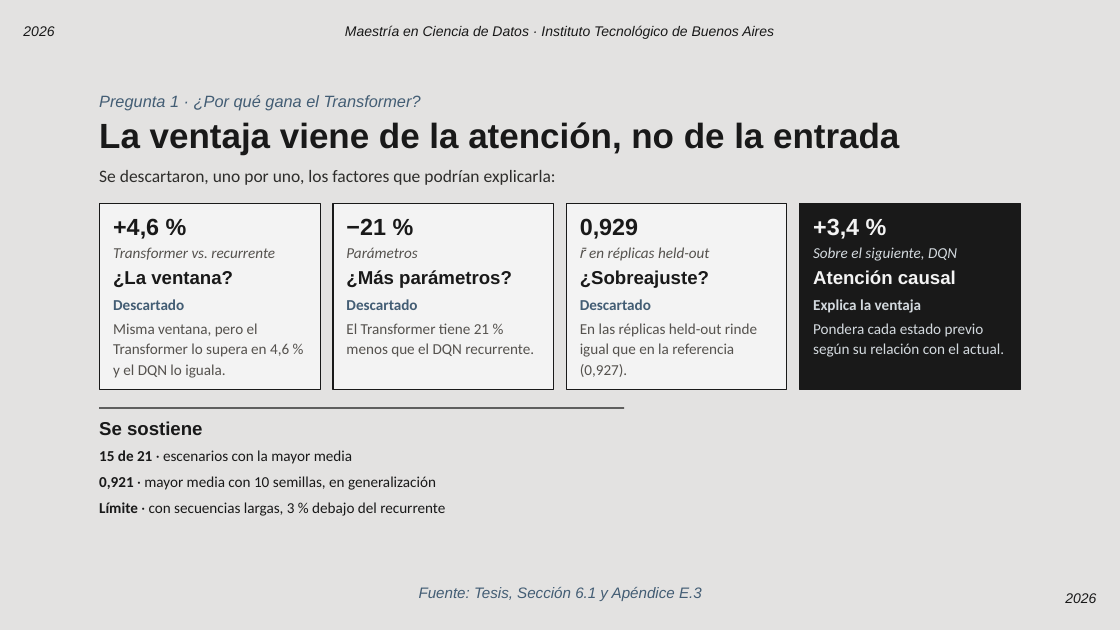
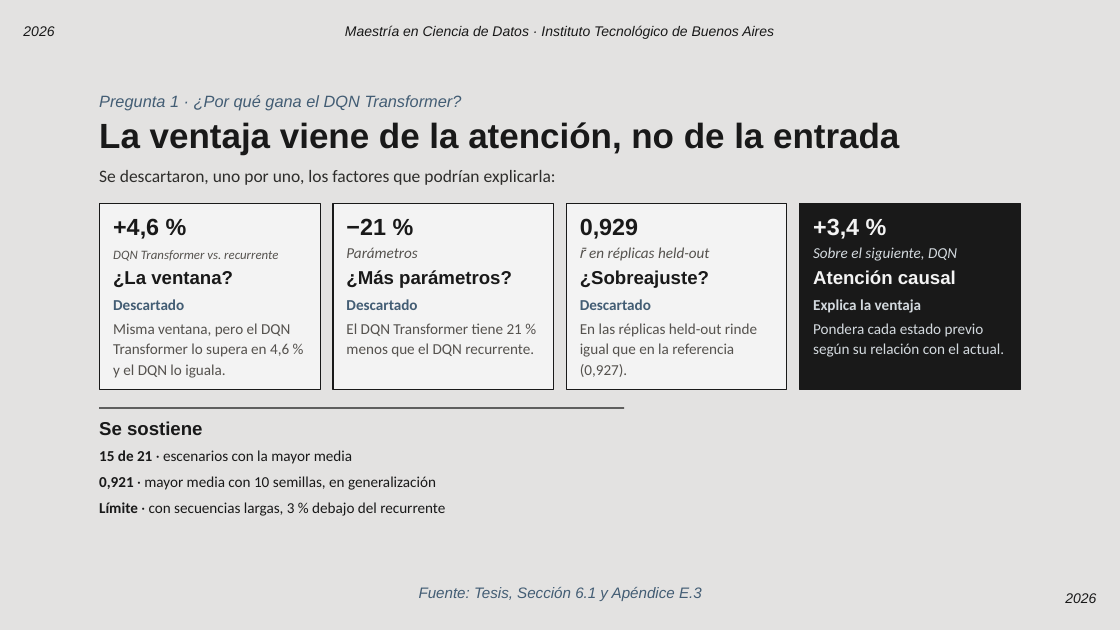
Before and after one commit to Maximiliano0/mPES, a slide deck: slide 14 of writings/out/mPES — Defensa de tesis.pptx. Drawn at 1120x630 pixels with LibreOffice and Linux fonts; fonts in the diff are those of the drawing; background and template pictures are left out. Boxes give left, top, right and bottom in pixels: in the first picture for what was removed or moved away, otherwise in the second. Text is boxed around its words. In the diff, an @@ line names an element or a change of style, - is before the commit and + after.

```diff
--- a/writings/out/mPES — Defensa de tesis.pptx
+++ b/writings/out/mPES — Defensa de tesis.pptx
@@ text at (99,95,462,110): text changed @@
-Pregunta 1 · ¿Por qué gana el Transformer?
+Pregunta 1 · ¿Por qué gana el DQN Transformer?
@@ text at (113,250,278,261): text changed; size 13 to 11 pt @@
-Transformer vs. recurrente
+DQN Transformer vs. recurrente
@@ text at (113,323,290,378): text changed @@
-Misma ventana, pero el Transformer lo supera en 4,6 % y el DQN lo iguala.
+Misma ventana, pero el DQN Transformer lo supera en 4,6 % y el DQN lo iguala.
@@ text at (346,323,534,357): text changed @@
-El Transformer tiene 21 % menos que el DQN recurrente.
+El DQN Transformer tiene 21 % menos que el DQN recurrente.
```
Also in this commit, not shown: 14 other slides changed.
